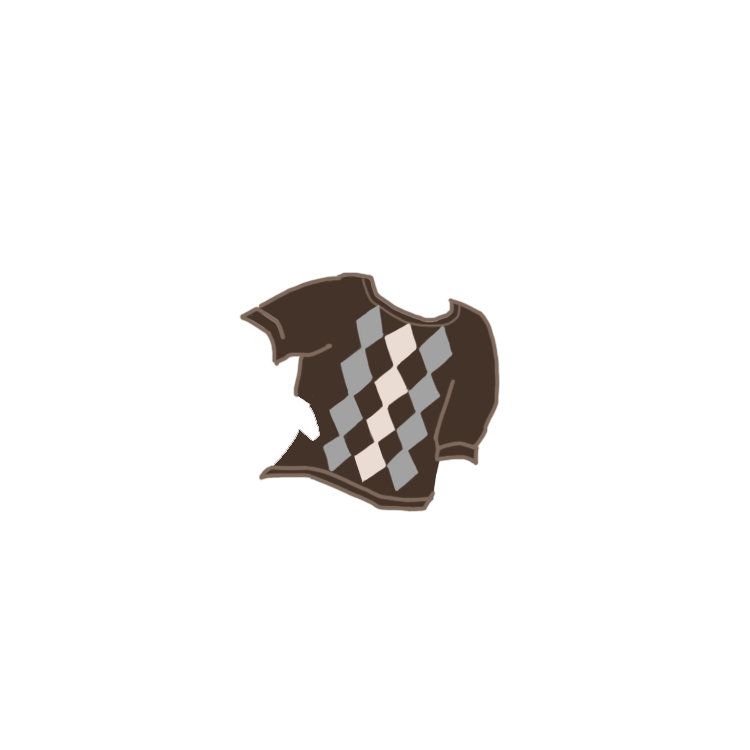
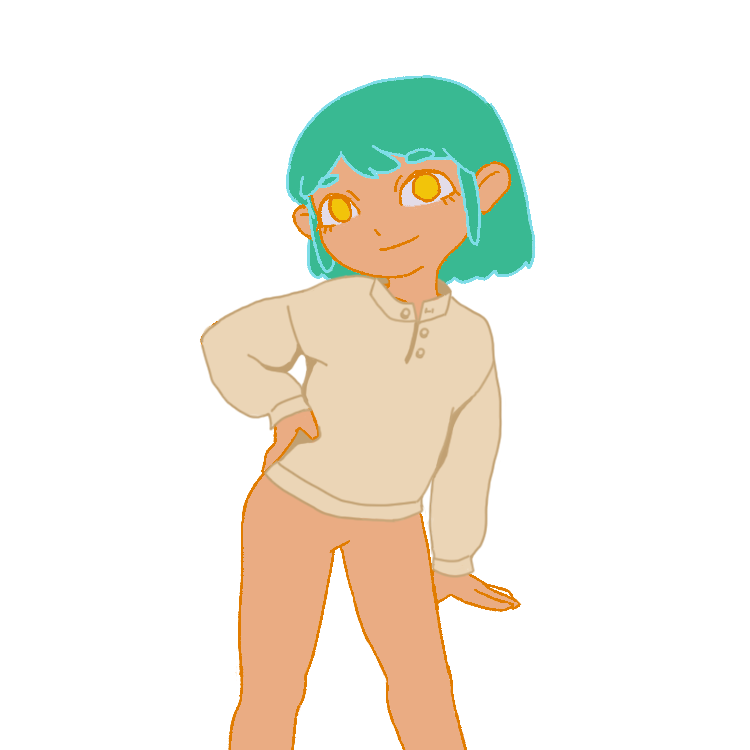
Layers edited between the first and the second 750px x 750px image:
added group "TopA4" with 2 layers above "TopA3" over [200, 273, 507, 579]
added layer "Layer 17" in group "TopA4" over [200, 273, 503, 579]
added layer "Layer 18" in group "TopA4" over [200, 275, 507, 577]
hid group "TopA3" (3 layers) over [239, 272, 500, 512]
showed "Layer 1" over [200, 75, 536, 750]
